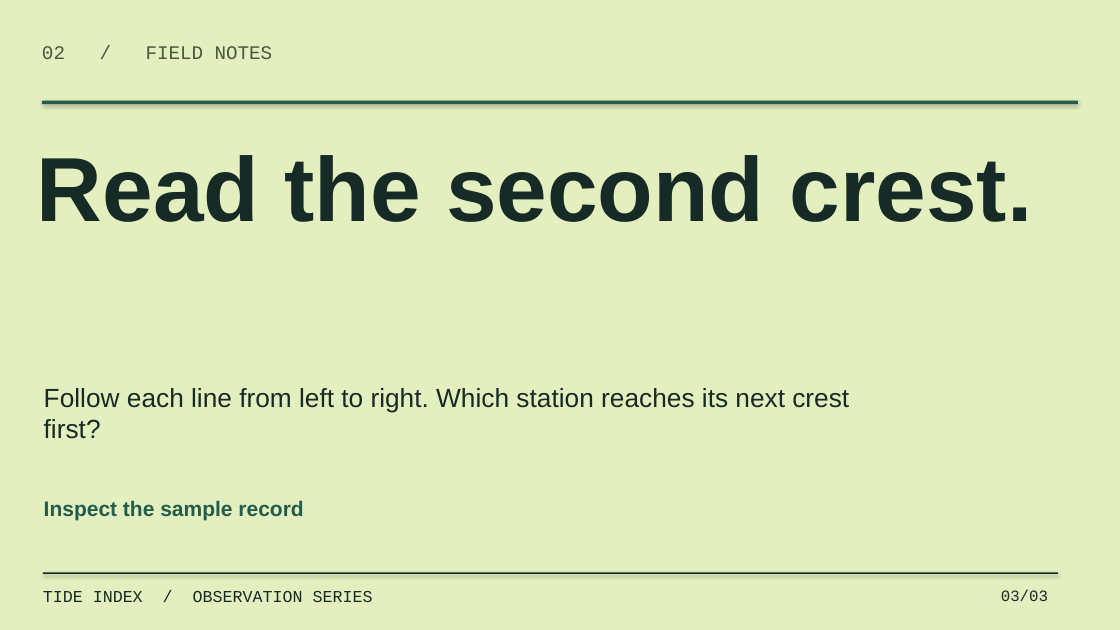
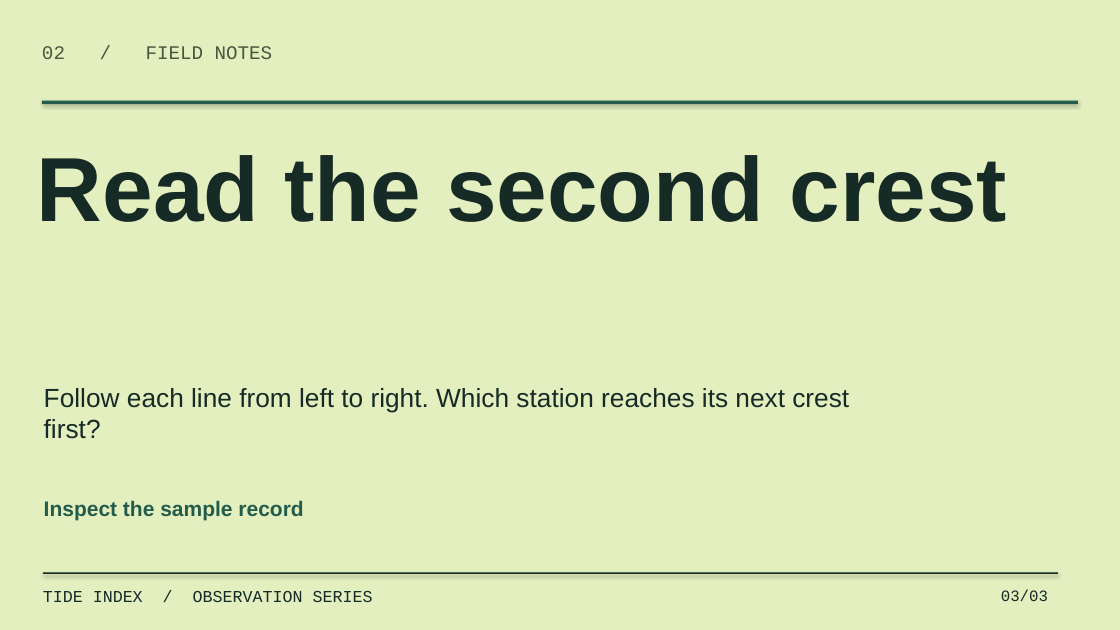
Before and after one commit to joeymilano/joey-design, a slide deck: slide 3 of docs/tide-index-deck-en.pptx. Drawn at 1120x630 pixels with LibreOffice and Linux fonts; fonts in the diff are those of the drawing. Boxes give left, top, right and bottom in pixels: in the first picture for what was removed or moved away, otherwise in the second. Text is boxed around its words. In the diff, an @@ line names an element or a change of style, - is before the commit and + after.

```diff
--- a/docs/tide-index-deck-en.pptx
+++ b/docs/tide-index-deck-en.pptx
@@ text at [37, 155, 1008, 222]: text changed @@
-Read the second crest.
+Read the second crest
```
Also in this commit, not shown: 2 other slides changed, 22 other files.
